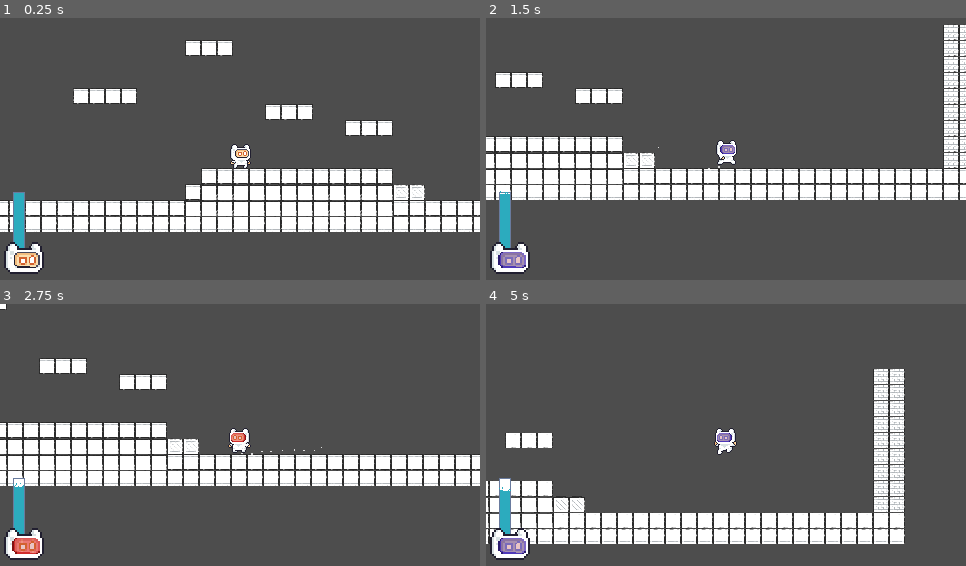
Above: before the commit, frames 1-4 (two rows, left to right).
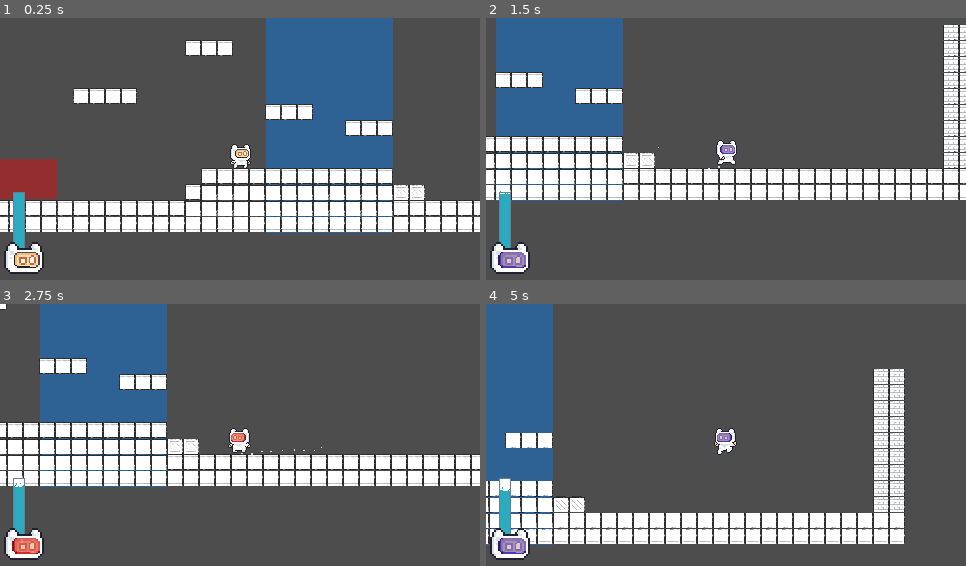
Above: after the commit, the same moments.

Repository: Naathan404/UITxVNG-Group08-NaNaNaNa
Game: Godot game, scene res://scenes/levels/level_test.tscn
Same seed, same stepped clock (60 frames per second), same inputs: the game is played once before the commit and once after it.
Inputs:
- Up to frame 1 (0.25 s): no input
- Up to frame 2 (1.5 s): hold D (right) from 0.53 s (still down); tap Shift (dash) at 0.6 s; tap Space (jump) at 0.77 s; tap K (mask_blue) at 1.35 s
- Up to frame 3 (2.75 s): tap Space (jump) at 1.52 s; release D (right) at 2.03 s; hold A (left) from 2.03 s (still down); hold J (mask_red) from 2.03 s (still down)
- Up to frame 4 (5 s): release A (left) at 2.78 s; release J (mask_red) at 2.78 s; hold D (right) 2.78-4.28 s; tap L (unmask) at 2.85 s; tap Space (jump) at 3.02, 3.77, 4.52 s; tap Shift (dash) at 3.6 s; hold A (left) from 4.28 s (still down); tap K (mask_blue) at 4.35 s

The runs differ from the first frame. In frame 1, 16% of the frame differs, in the area x 0-82%, y 0-83%; in frame 2, 11%; in frame 3, 11%; in frame 4, 9.0%.

Commit message:
Thêm toxic zone

Diff:
--- a/scenes/levels/level_test.tscn
+++ b/scenes/levels/level_test.tscn
@@ -2,6 +2,7 @@
 
 [ext_resource type="Texture2D" uid="uid://dohtaysxdi21h" path="res://assets/sprites/envir/spritesheet_default.png" id="1_h0hot"]
 [ext_resource type="PackedScene" uid="uid://bi5f8r44l8v7e" path="res://scenes/player/player.tscn" id="2_yluh8"]
+[ext_resource type="PackedScene" uid="uid://ophrrmb07f7b" path="res://scenes/objects/toxic_zone.tscn" id="3_jp5fc"]
 
 [sub_resource type="TileSetAtlasSource" id="TileSetAtlasSource_yluh8"]
 texture = ExtResource("1_h0hot")
@@ -1355,9 +1356,18 @@
 
 [node name="Stage" type="Node2D" unique_id=1588916387]
 
+[node name="toxic_zone2" parent="." unique_id=934666335 instance=ExtResource("3_jp5fc")]
+position = Vector2(-128, 184)
+toxic_zone_color = "Red"
+
+[node name="toxic_zone" parent="." unique_id=1843443206 instance=ExtResource("3_jp5fc")]
+position = Vector2(161, -634.00006)
+scale = Vector2(1.583259, 22.301111)
+
 [node name="World" type="Node2D" parent="." unique_id=1866520884]
 
 [node name="TileMapLayer" type="TileMapLayer" parent="World" unique_id=2108476297]
+position = Vector2(0, 1)
 scale = Vector2(0.25, 0.25)
 tile_map_data = PackedByteArray("AAAGAAwAAAAFAAEAAAAHAAwAAAAFAAEAAAAIAAwAAAAFAAEAAAAJAAwAAAAFAAEAAAAKAAwAAAAFAAEAAAALAA …(2896 unchanged characters)…
 tile_set = SubResource("TileSet_jp5fc")
--- /dev/null
+++ b/scenes/objects/spike.tscn
@@ -0,0 +1,19 @@
+[gd_scene format=3 uid="uid://dqbm53diyvkac"]
+
+[ext_resource type="Script" uid="uid://dbqn8r4hml57h" path="res://scripts/objects/spike.gd" id="1_ctypd"]
+[ext_resource type="Texture2D" uid="uid://skth0ardjynf" path="res://icon.svg" id="1_htn6p"]
+
+[sub_resource type="RectangleShape2D" id="RectangleShape2D_ctypd"]
+size = Vector2(84, 52)
+
+[node name="spike" type="Area2D" unique_id=922398961]
+script = ExtResource("1_ctypd")
+
+[node name="Sprite2D" type="Sprite2D" parent="." unique_id=1324901480]
+scale = Vector2(0.6523437, 0.40820313)
+texture = ExtResource("1_htn6p")
+
+[node name="CollisionShape2D" type="CollisionShape2D" parent="." unique_id=1861902190]
+shape = SubResource("RectangleShape2D_ctypd")
+
+[connection signal="body_entered" from="." to="." method="_on_body_entered"]
--- /dev/null
+++ b/scenes/objects/toxic_zone.tscn
@@ -0,0 +1,24 @@
+[gd_scene format=3 uid="uid://ophrrmb07f7b"]
+
+[ext_resource type="Script" uid="uid://brr3b7rht7lyu" path="res://scripts/objects/toxic_zone.gd" id="1_xufbp"]
+
+[sub_resource type="RectangleShape2D" id="RectangleShape2D_xufbp"]
+size = Vector2(0.79999995, 0.39581126)
+
+[node name="toxic_zone" type="Area2D" unique_id=1843443206]
+scale = Vector2(1, 1.0105826)
+script = ExtResource("1_xufbp")
+toxic_zone_color = "Blue"
+
+[node name="ColorRect" type="ColorRect" parent="." unique_id=869898291]
+offset_right = 80.0
+offset_bottom = 40.0
+color = Color(0, 0.5, 1, 0.6)
+
+[node name="CollisionShape2D" type="CollisionShape2D" parent="." unique_id=623178767]
+position = Vector2(39.999996, 19.790564)
+scale = Vector2(100, 100)
+shape = SubResource("RectangleShape2D_xufbp")
+debug_color = Color(0.725949, 0.45651698, 0.37869567, 0.41960785)
+
+[connection signal="body_exited" from="." to="." method="_on_body_exited"]
--- a/scenes/player/player.tscn
+++ b/scenes/player/player.tscn
@@ -654,7 +654,7 @@
 _data = [Vector2(0, 1), 0.0, 0.0, 0, 0, Vector2(0.8146893, 0.61979115), -2.5671694, -2.5671694, 0, 0, Vector2(1, 0.0094558), 0.0, 0.0, 0, 0]
 point_count = 3
 
-[node name="Player" type="CharacterBody2D" unique_id=65356844]
+[node name="Player" type="CharacterBody2D" unique_id=65356844 groups=["player"]]
 script = ExtResource("1_p47bc")
 decrease_oxygen_rate = 10.0
 dash_force = 500.0
--- /dev/null
+++ b/scripts/objects/spike.gd
@@ -0,0 +1,2 @@
+@tool
+extends Area2D
--- /dev/null
+++ b/scripts/objects/toxic_zone.gd
@@ -0,0 +1,38 @@
+@tool
+extends Area2D
+
+@export_enum("Red", "Blue") var toxic_zone_color: String = "Red":
+	set(value):
+		toxic_zone_color = value
+		_update_visual()
+func _ready() -> void:
+	_update_visual()
+
+func _update_visual() -> void:
+	var rect = get_node_or_null("ColorRect")
+	if rect:
+		if toxic_zone_color == "Red":
+			rect.color = Color(1,0,0,0.4)
+		elif toxic_zone_color == "Blue":
+			rect.color = Color(0,0.5,1,0.4)
+
+func _process(delta: float) -> void:
+	# công dụng khi chạy @tool thì máy sẽ dừng không chạy mấy code dưới
+	if Engine.is_editor_hint(): return
+	var bodies = get_overlapping_bodies()
+	for body in bodies:
+		if body.is_in_group("player"):
+			var check_mask = false
+			if toxic_zone_color == "Red" and body.mask_type == body.MaskType.RED:
+				check_mask = true
+			elif toxic_zone_color == "Blue" and body.mask_type == body.MaskType.BLUE:
+				check_mask = true
+			if check_mask:
+				body.multiplier = 1.0
+			else:
+				body.multiplier = 5.0
+
+
+func _on_body_exited(body: Node2D) -> void:
+	if (body.is_in_group("player")):
+		body.multiplier = 1.0
--- a/scripts/player/player.gd
+++ b/scripts/player/player.gd
@@ -4,6 +4,7 @@
 @export var max_oxygen: float = 100.0
 @export var decrease_oxygen_rate: float = 5.0
 var current_oxygen: float = 100.0
+var multiplier: float = 1.0
 
 ### Mask
 enum MaskType { NONE, RED, BLUE }
@@ -26,7 +27,7 @@
 
 func _process(delta: float) -> void:
 	if mask_type != MaskType.NONE:
-		var multiplier: float = 1.0
+		# multiplier = 1.0
 		current_oxygen -= decrease_oxygen_rate * multiplier * delta
 		current_oxygen = clamp(current_oxygen, 0.0, max_oxygen)
 
Not shown, added: scripts/objects/spike.gd.uid
Not shown, added: scripts/objects/toxic_zone.gd.uid
